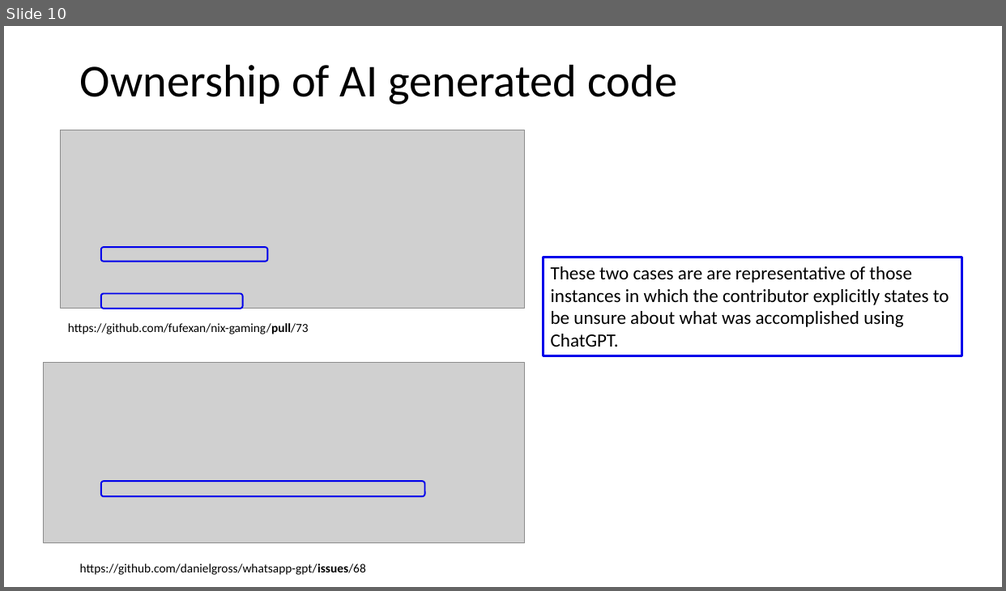
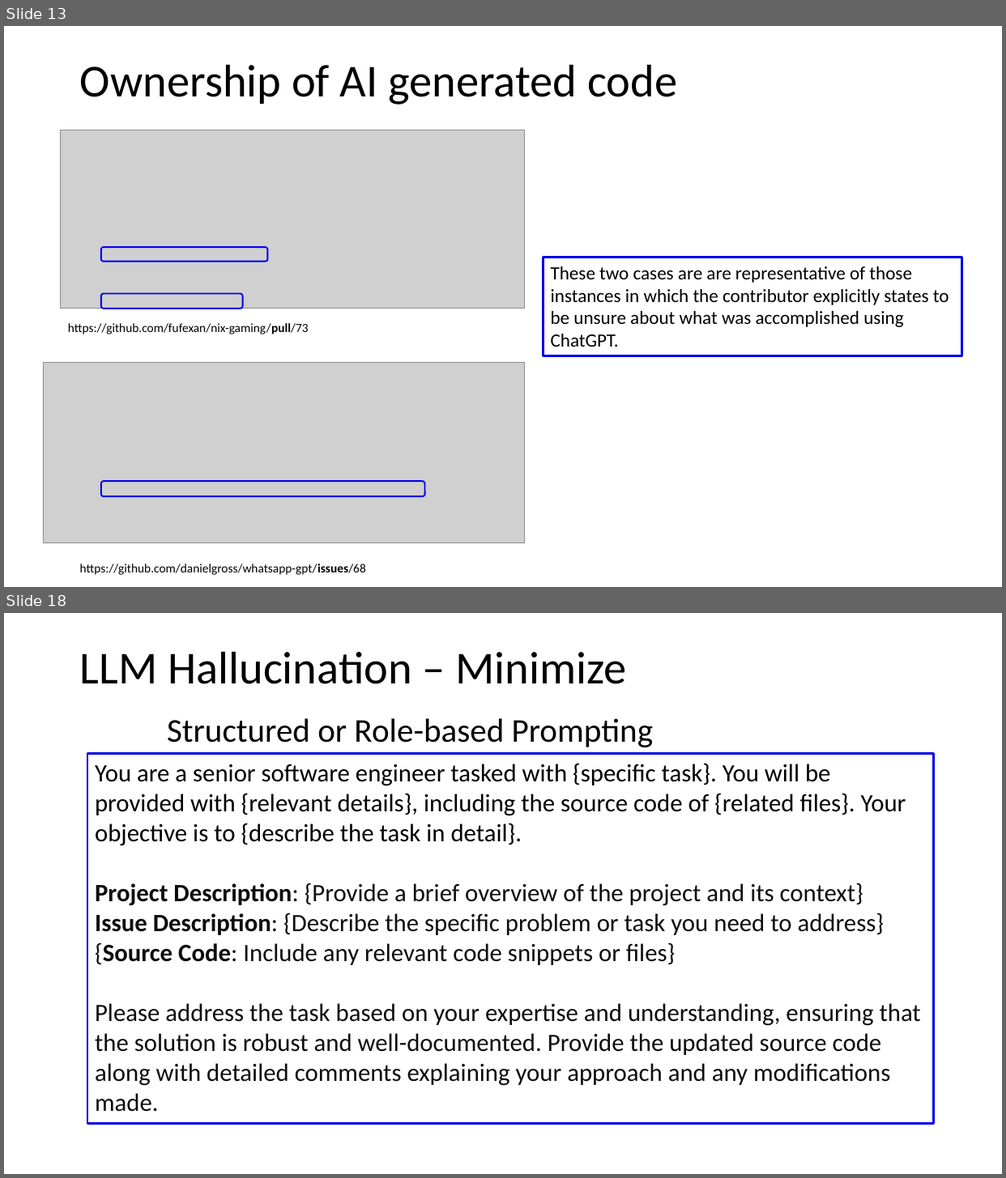
Before and after one commit to johnxu21/johnxu21.github.io, a slide deck: teaching/CS472/Timetable/LLM.pptx. Shown one above the other, each under a label of ours: slide 10 before the commit, slides 13 and 18 after it; the slides between them are not shown. The pictures are 1006x591 and 1006x1178 pixels, drawn with LibreOffice and Linux fonts; fonts in the diff are those of the drawing; grey boxes stand for pictures. Boxes give left, top, right and bottom in pixels: in the first picture for what was removed or moved away, otherwise in the second. Text is boxed around its words. In the diff, an @@ line names an element or a change of style, - is before the commit and + after.

```diff
--- a/teaching/CS472/Timetable/LLM.pptx
+++ b/teaching/CS472/Timetable/LLM.pptx
@@ slide 18 added at (4, 613, 1002, 1174), background #FFFFFF @@
@@ title added at (80, 651, 627, 684), 44 pt, text #000000 @@
+LLM Hallucination – Minimize
@@ text added at (167, 718, 653, 747), 32 pt, text #000000 @@
+Structured or Role-based Prompting
@@ rectangle added at (87, 754, 933, 1124), outline #0000EA 2.25 pt, 24 pt, text #0D0D0D @@
+You are a senior software engineer tasked with {specific task}. You will be provided with {relevant details}, including the source code of {related files}. Your objective is to {describe the task in detail}.
+Project Description: {Provide a brief overview of the project and its context}
+Issue Description: {Describe the specific problem or task you need to address}
+{Source Code: Include any relevant code snippets or files}
+Please address the task based on your expertise and understanding, ensuring that the solution is robust and well-documented. Provide the updated source code along with detailed comments explaining your approach and any modifications made.
@@ what was slide 10 is now slide 13 @@
```
Also in this commit, not shown: 5 slides changed, 9 other slides added, 3 other files.
